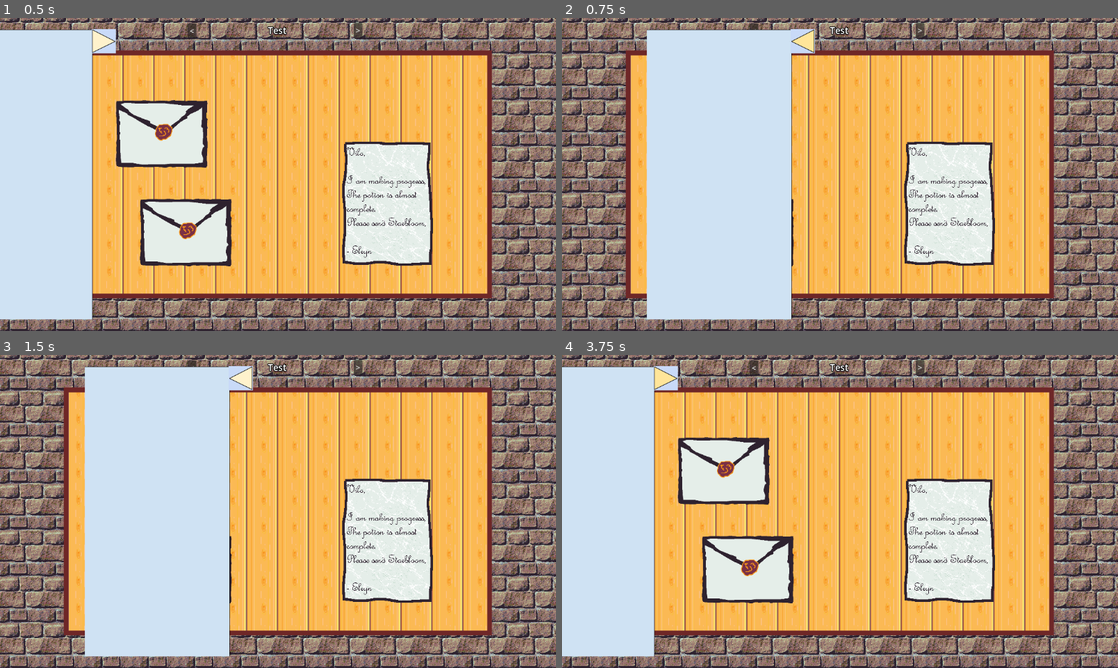
Above: before the commit, frames 1-4 (two rows, left to right).
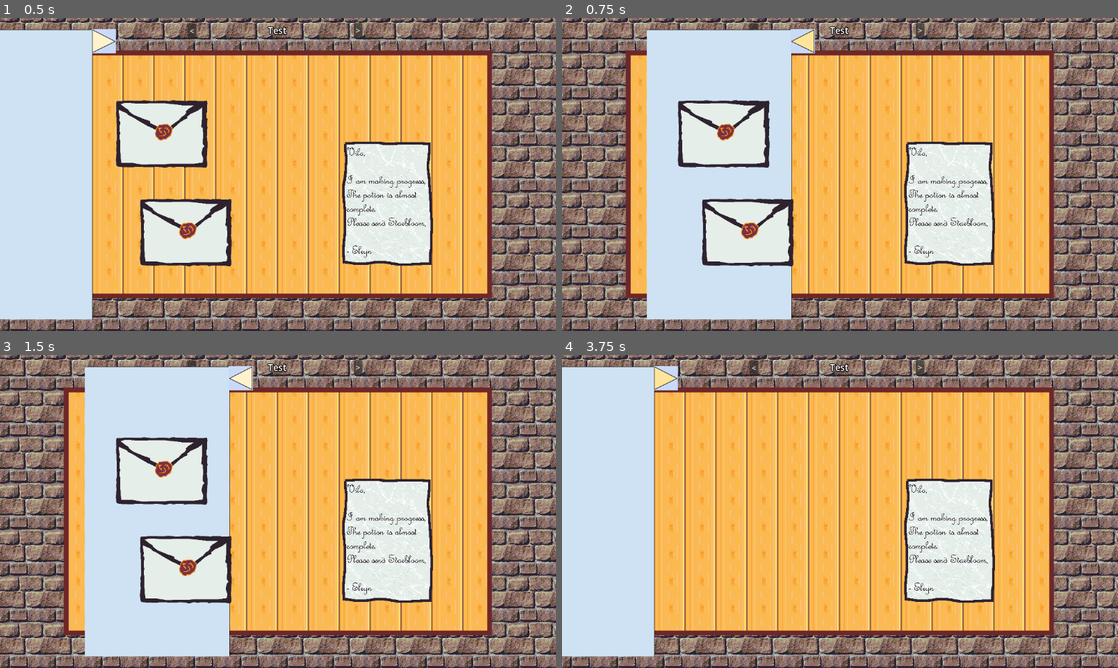
Above: after the commit, the same moments.

Repository: diegofdz333/the-alchemist
Game: Godot game, scene res://scenes/Main.tscn
Two runs of this game, one before a commit and one after it. Both use one fixed random seed, a clock stepped at 60 frames per second and the inputs below.
Inputs (mouse positions are in pixels of both pictures, inside the frame that each line leads up to):
- Up to frame 1 (0.5 s): no input
- Up to frame 2 (0.75 s): click (667, 39) at 0.5 s
- Up to frame 3 (1.5 s): click (166, 520) at 1.25 s
- Up to frame 4 (3.75 s): click "<" at 2 s; click ">" at 2.75 s; click (801, 376) at 3.5 s

Frame 1 is identical in both runs. In frame 2, 2.1% of the frame differs, in the area x 20-42%, y 26-80%; in frame 3, 2.1%; in frame 4, 7.0%.
Error before the commit: Parse Error: Unindent doesn't match the previous indentation level. (res://scripts/document.gd:56)

Commit message:
Quick fix for broken merge

Diff:
--- a/scenes/Main.tscn
+++ b/scenes/Main.tscn
@@ -76,6 +76,7 @@
 offset_bottom = 29.0
 text = ">"
 
+[connection signal="dropped" from="Documents" to="DocumentMenu" method="_on_documents_dropped"]
 [connection signal="selected_document_changed" from="Documents" to="Label" method="_on_documents_selected_document_changed"]
 [connection signal="expand_button_pressed" from="DocumentMenu" to="." method="_on_document_menu_expand_button_pressed"]
 [connection signal="button_down" from="Label/LeftText" to="Label" method="_on_left_text_button_down"]
--- a/scripts/document.gd
+++ b/scripts/document.gd
@@ -54,6 +54,6 @@
 					is_selected = false;
 		else:
 			is_dragging = false;
-      release.emit(self)
+			release.emit(self)
 			if Time.get_ticks_msec() - click_time <= SELECTION_TIME:
 				is_selected = true;
Not shown: 1 places in scenes/DocumentMenu.tscn that only renumber resources
Not shown: 1 places in scenes/Main.tscn that only renumber resources
